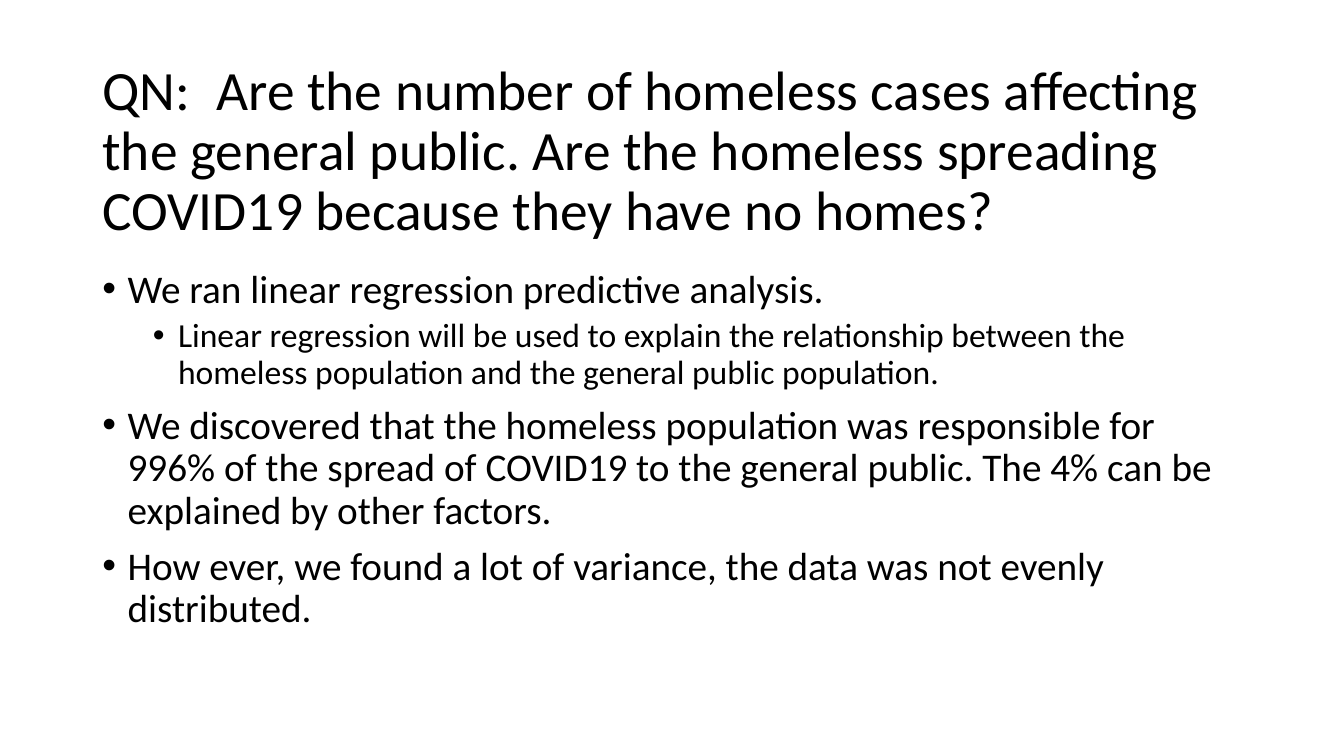
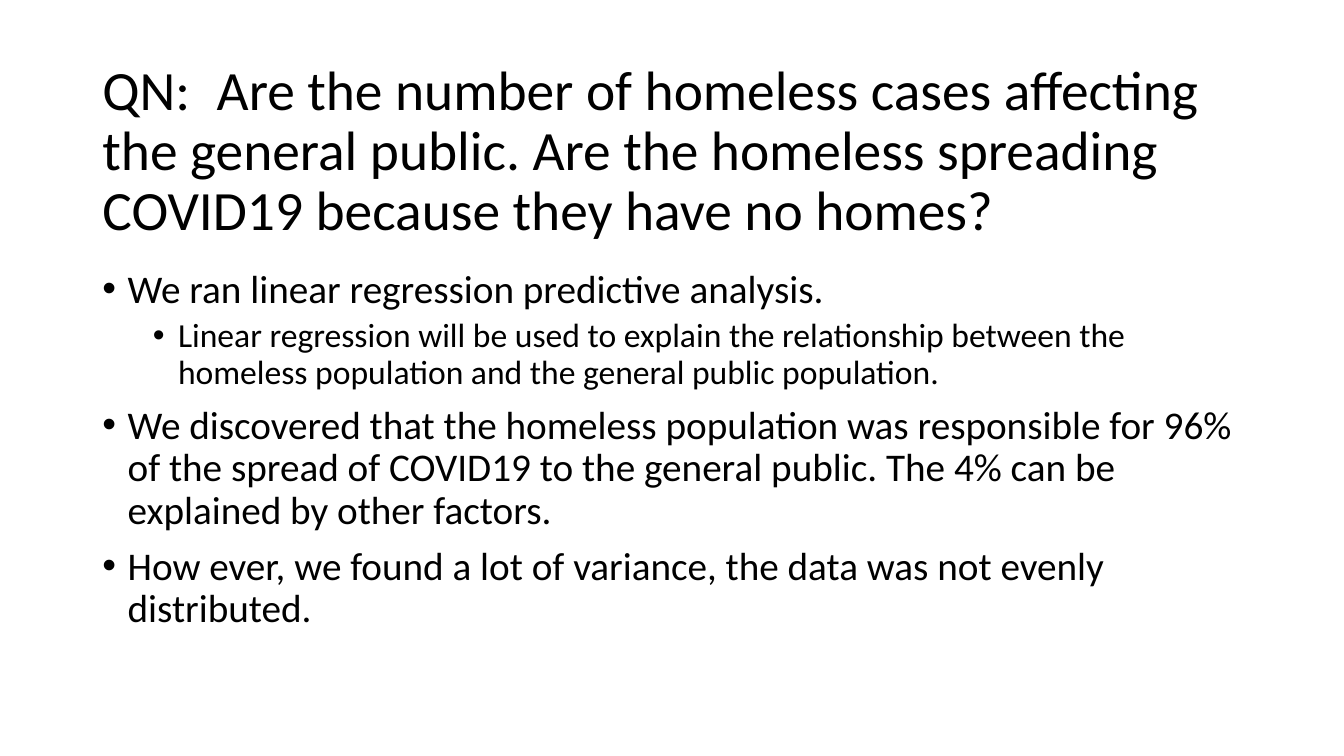
Before and after one commit to engmarkrezk/DFT_FinalProject, a slide deck: slide 13 of RecoverdDFTppt.pptx. Drawn at 1344x756 pixels with LibreOffice and Linux fonts; fonts in the diff are those of the drawing. Boxes give left, top, right and bottom in pixels: in the first picture for what was removed or moved away, otherwise in the second. Text is boxed around its words. In the diff, an @@ line names an element or a change of style, - is before the commit and + after.

```diff
--- a/RecoverdDFTppt.pptx
+++ b/RecoverdDFTppt.pptx
@@ text at [128, 411, 1232, 531]: text changed @@
-• We discovered that the homeless population was responsible for 996% of the spread of COVID19 to the general public. The 4% can be explained by other factors.
+• We discovered that the homeless population was responsible for 96% of the spread of COVID19 to the general public. The 4% can be explained by other factors.
```
Also in this commit, not shown: 1 other slide changed.
